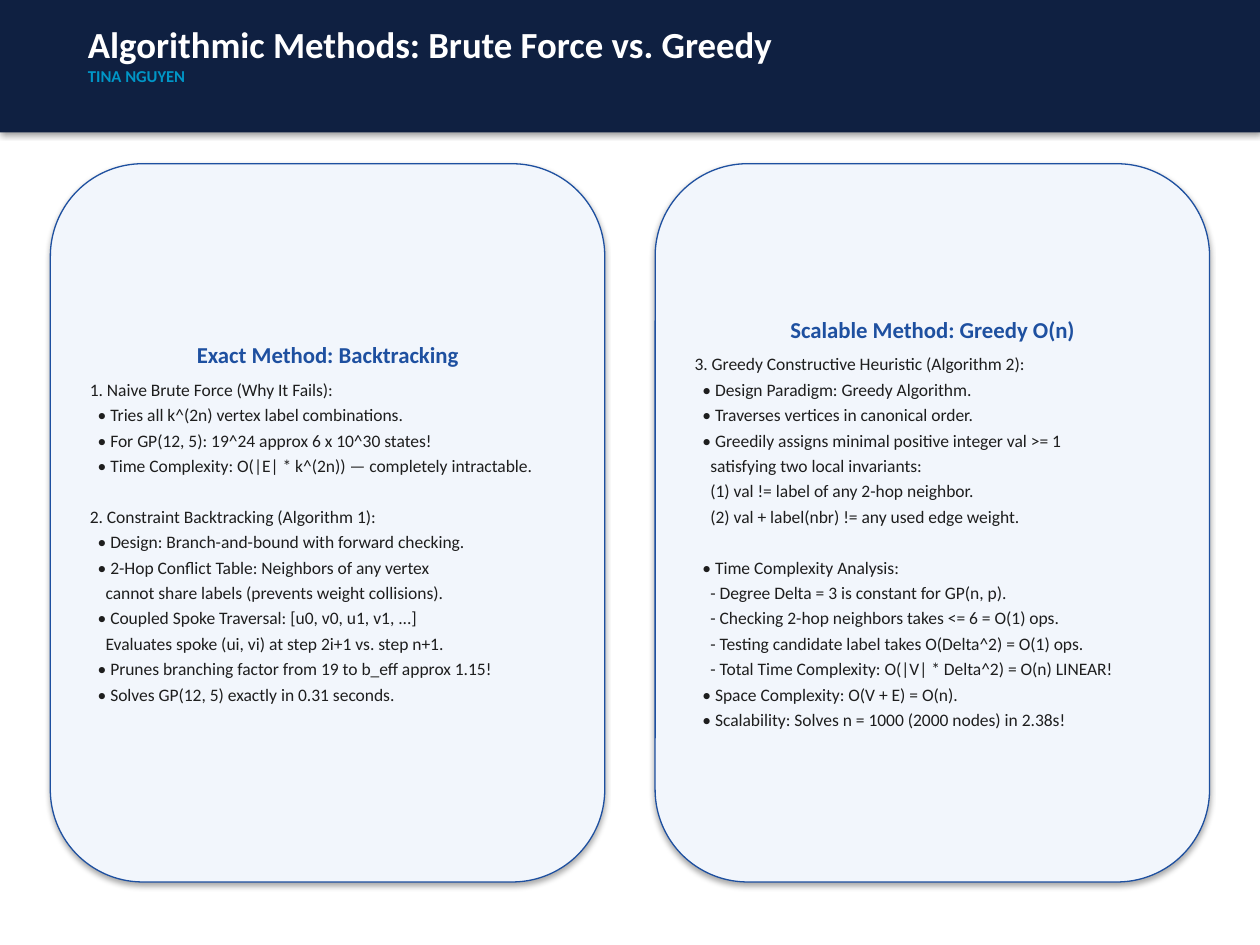
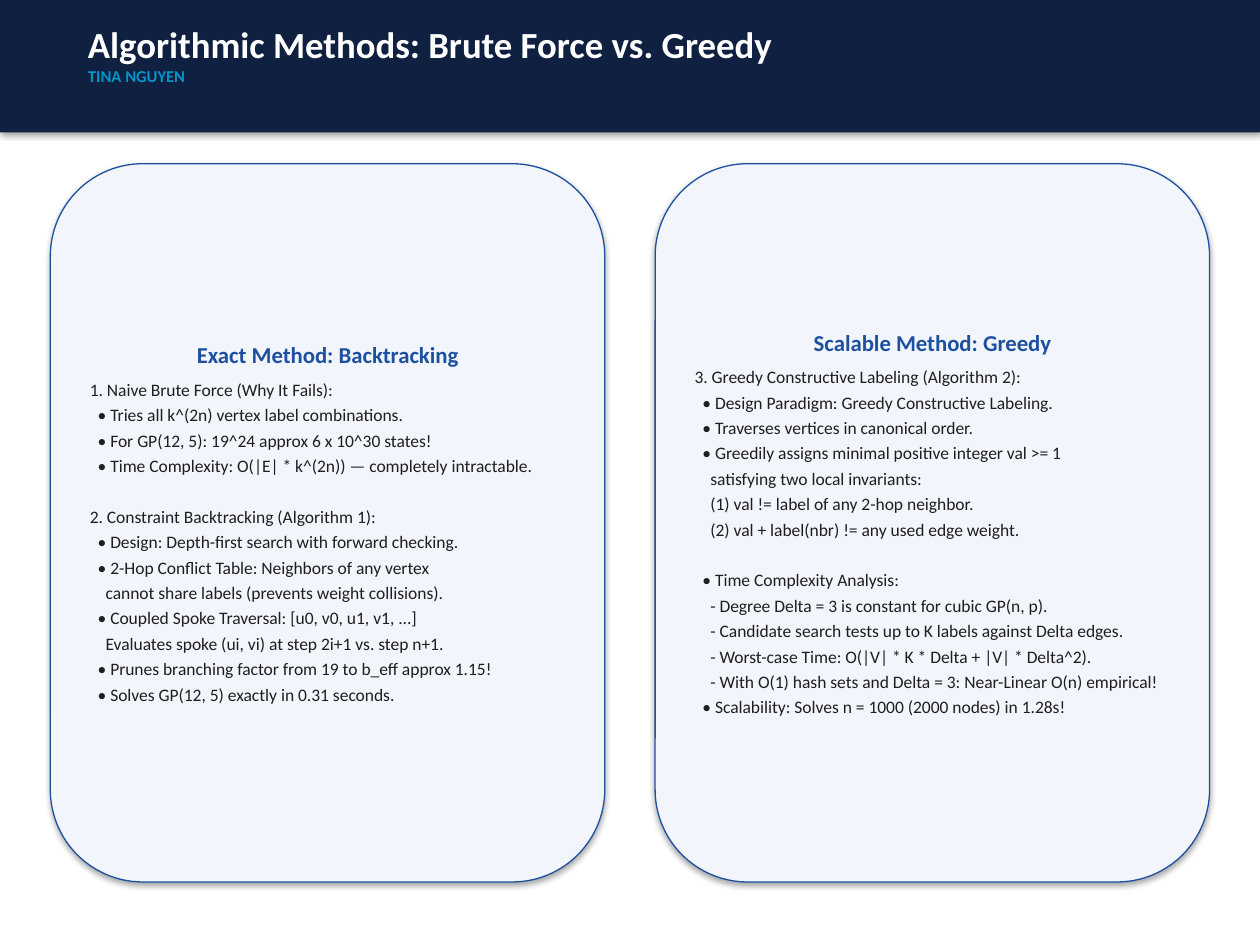
Before and after one commit to tinana2k/CS-5592---Dsng-and-Anal-Algorithms, a slide deck: slide 5 of Assignment 2/presentation/Assignment2_Presentation_Tina_and_Haoran.pptx. Drawn at 1260x945 pixels with LibreOffice and Linux fonts; fonts in the diff are those of the drawing. Boxes give left, top, right and bottom in pixels: in the first picture for what was removed or moved away, otherwise in the second. Text is boxed around its words. In the diff, an @@ line names an element or a change of style, - is before the commit and + after.

```diff
--- a/Assignment 2/presentation/Assignment2_Presentation_Tina_and_Haoran.pptx
+++ b/Assignment 2/presentation/Assignment2_Presentation_Tina_and_Haoran.pptx
@@ text in rounded rectangle at bbox=[695, 335, 1053, 412]: text changed @@
-Scalable Method: Greedy O(n)
-3. Greedy Constructive Heuristic (Algorithm 2):
-• Design Paradigm: Greedy Algorithm.
+Scalable Method: Greedy
+3. Greedy Constructive Labeling (Algorithm 2):
+• Design Paradigm: Greedy Constructive Labeling.
@@ text in rounded rectangle at bbox=[110, 536, 458, 551]: text changed @@
-• Design: Branch-and-bound with forward checking.
+• Design: Depth-first search with forward checking.
@@ text in rounded rectangle at bbox=[715, 599, 1157, 716]: text changed @@
-- Degree Delta = 3 is constant for GP(n, p).
-- Checking 2-hop neighbors takes <= 6 = O(1) ops.
-- Testing candidate label takes O(Delta^2) = O(1) ops.
-- Total Time Complexity: O(|V| * Delta^2) = O(n) LINEAR!
-• Space Complexity: O(V + E) = O(n).
-• Scalability: Solves n = 1000 (2000 nodes) in 2.38s!
+- Degree Delta = 3 is constant for cubic GP(n, p).
+- Candidate search tests up to K labels against Delta edges.
+- Worst-case Time: O(|V| * K * Delta + |V| * Delta^2).
+- With O(1) hash sets and Delta = 3: Near-Linear O(n) empirical!
+• Scalability: Solves n = 1000 (2000 nodes) in 1.28s!
```
Also in this commit, not shown: 12 other slides changed, 21 other files.
